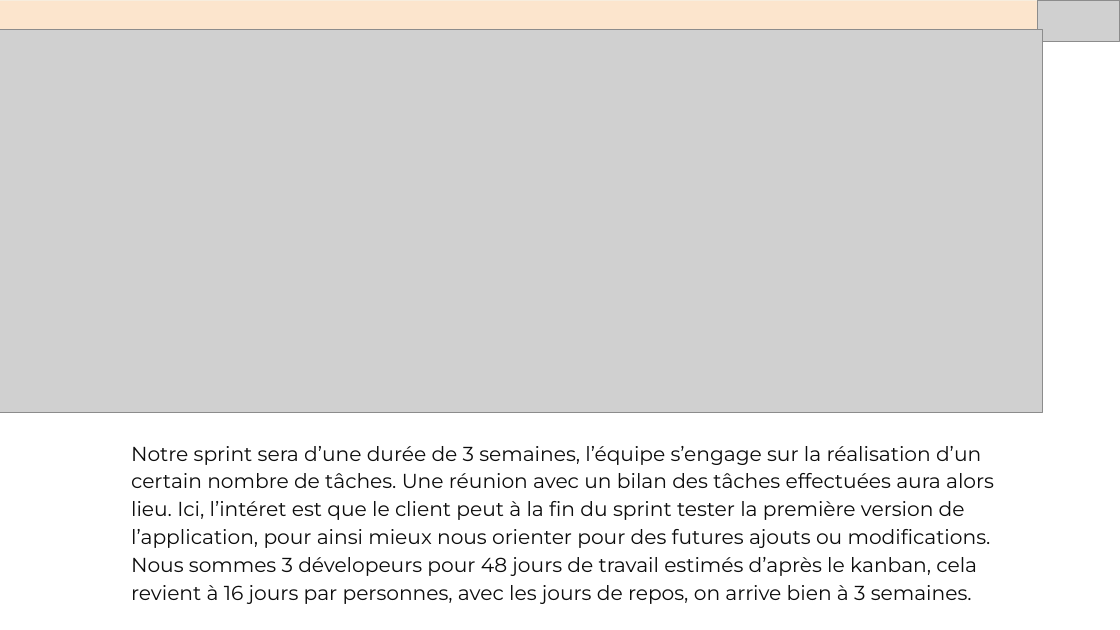
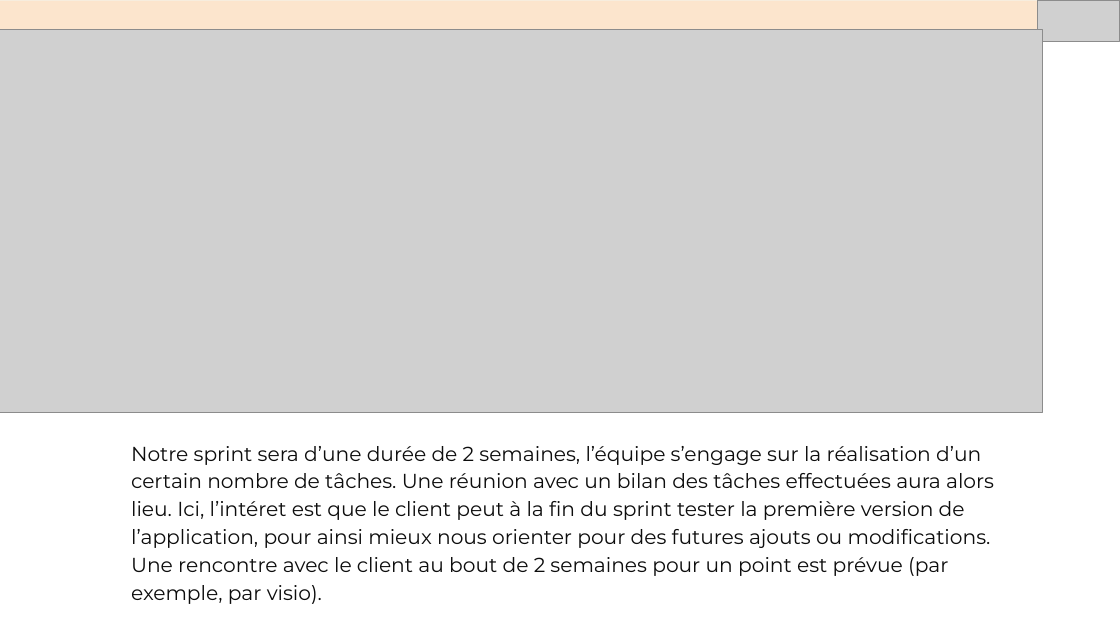
Before and after one commit to Nasus-Stackman/Projet7, a slide deck: slide 8 of Présentation.odp. Drawn at 1120x630 pixels with LibreOffice and Linux fonts; fonts in the diff are those of the drawing; grey boxes stand for pictures. Boxes give left, top, right and bottom in pixels: in the first picture for what was removed or moved away, otherwise in the second. Text is boxed around its words. In the diff, an @@ line names an element or a change of style, - is before the commit and + after.

```diff
--- a/Présentation.odp
+++ b/Présentation.odp
@@ text at bbox=[131, 446, 994, 604]: text changed @@
-Notre sprint sera d’une durée de 3 semaines, l’équipe s’engage sur la réalisation d’un certain nombre de tâches. Une réunion avec un bilan des tâches effectuées aura alors lieu. Ici, l’intéret est que le client peut à la fin du sprint tester la première version de l’application, pour ainsi mieux nous orienter pour des futures ajouts ou modifications.
-Nous sommes 3 dévelopeurs pour 48 jours de travail estimés d’après le kanban, cela revient à 16 jours par personnes, avec les jours de repos, on arrive bien à 3 semaines.
+Notre sprint sera d’une durée de 2 semaines, l’équipe s’engage sur la réalisation d’un certain nombre de tâches. Une réunion avec un bilan des tâches effectuées aura alors lieu. Ici, l’intéret est que le client peut à la fin du sprint tester la première version de l’application, pour ainsi mieux nous orienter pour des futures ajouts ou modifications.
+Une rencontre avec le client au bout de 2 semaines pour un point est prévue (par exemple, par visio).
```
Also in this commit, not shown: 3 other slides changed, 2 other files.
